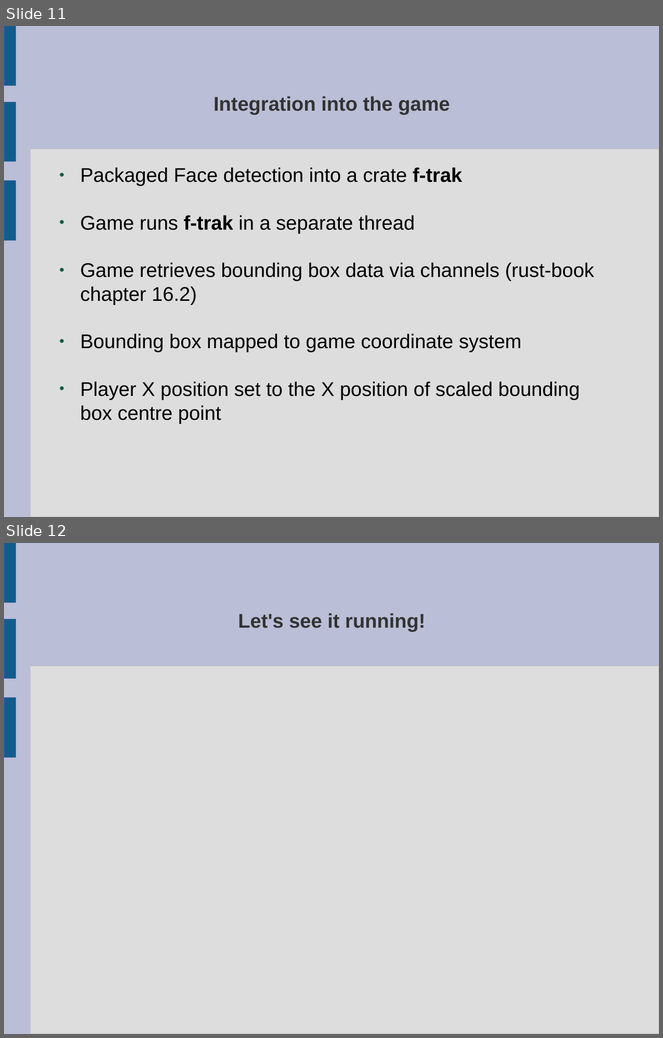
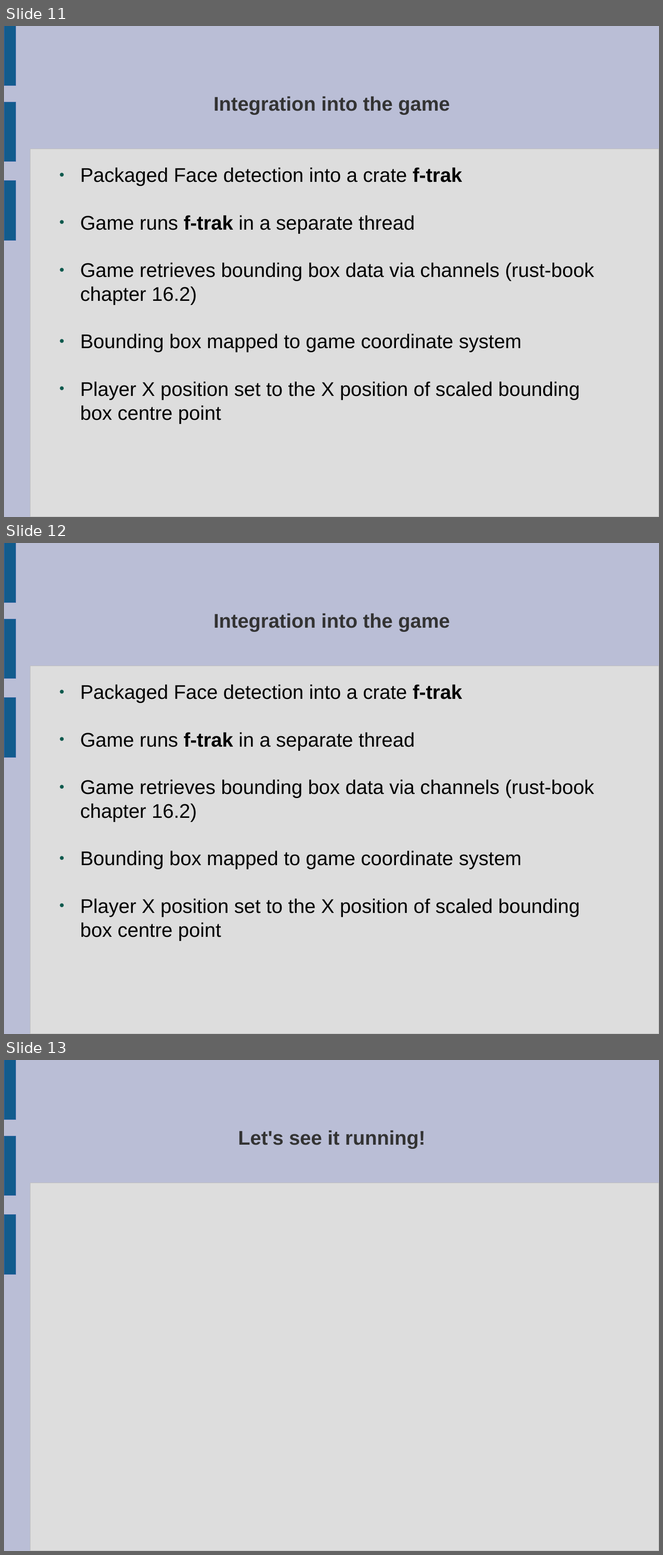
Before and after one commit to Payne325/Talks, a slide deck: bongosero/RustCPP Cardiff/RustCPPCardiff Presentation.odp. Shown one above the other, each under a label of ours: slides 11 and 12 before the commit, slides 11, 12 and 13 after it. The pictures are 663x1038 and 663x1555 pixels, drawn with LibreOffice and Linux fonts; fonts in the diff are those of the drawing. Boxes give left, top, right and bottom in pixels: in the first picture for what was removed or moved away, otherwise in the second. Text is boxed around its words. In the diff, an @@ line names an element or a change of style, - is before the commit and + after.

```diff
--- a/bongosero/RustCPP Cardiff/RustCPPCardiff Presentation.odp
+++ b/bongosero/RustCPP Cardiff/RustCPPCardiff Presentation.odp
@@ slide 12 added at (4, 543, 659, 1034), background #BABED6; not listed: 4 template elements that a slide beside it also shows @@
@@ title added at (214, 613, 450, 632), 24 pt, text #333333, bold @@
+Integration into the game
@@ text added at (80, 684, 595, 941), 24 pt, text #000000 @@
+● Packaged Face detection into a crate f-trak
+● Game runs f-trak in a separate thread
+● Game retrieves bounding box data via channels (rust-book chapter 16.2)
+● Bounding box mapped to game coordinate system
+● Player X position set to the X position of scaled bounding box centre point
@@ what was slide 12 is now slide 13 @@
```
Also in this commit, not shown: 1 other file.
